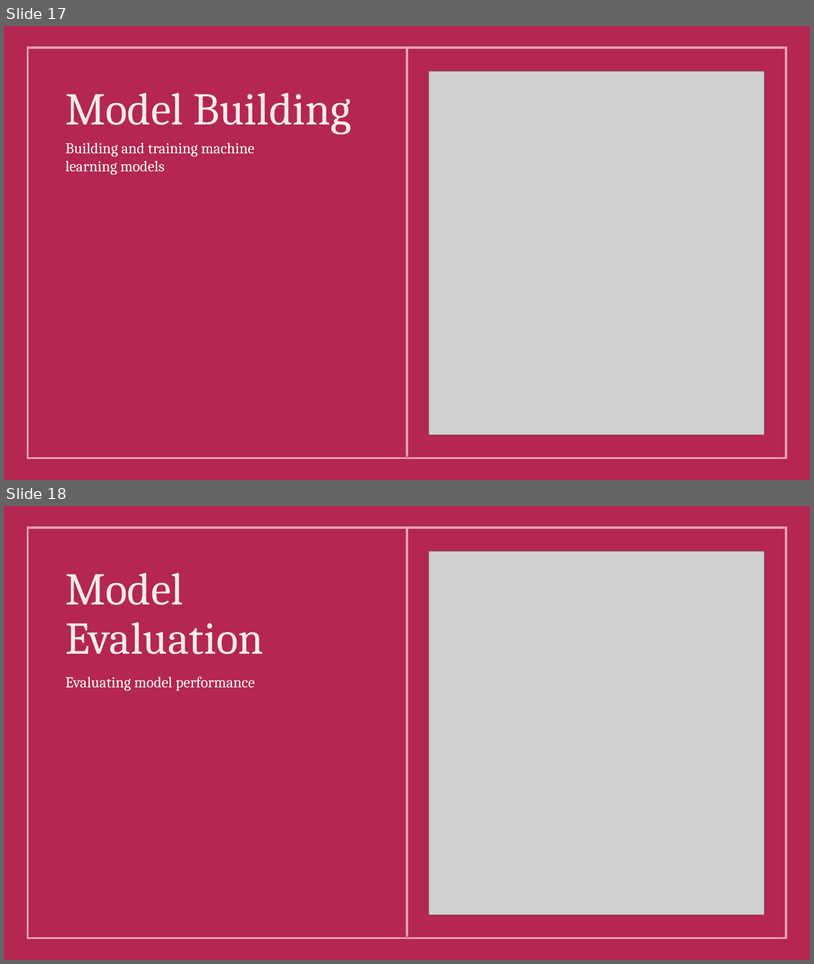
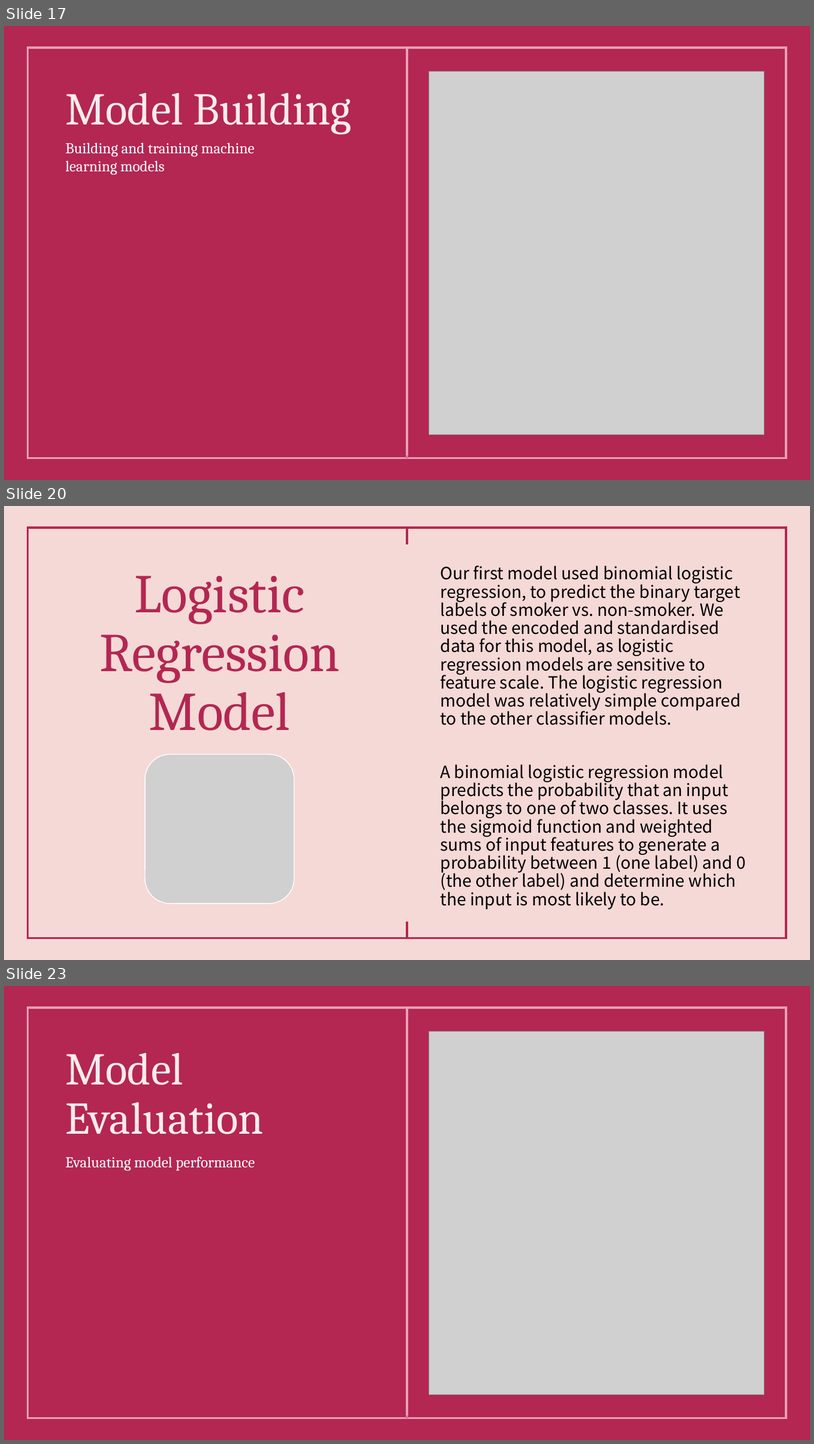
Before and after one commit to FaatimahMajothi98/OKCupid-Machine-Learning-Portfolio-Project, a slide deck: OKCupid-Date-A-Scientist-Starter/OKCupid – Machine Learning Analysis.pptx. Shown one above the other, each under a label of ours: slides 17 and 18 before the commit, slides 17, 20 and 23 after it; the slides between them are not shown. The pictures are 814x964 and 814x1444 pixels, drawn with LibreOffice and Linux fonts; fonts in the diff are those of the drawing; grey boxes stand for pictures. Boxes give left, top, right and bottom in pixels: in the first picture for what was removed or moved away, otherwise in the second. Text is boxed around its words. In the diff, an @@ line names an element or a change of style, - is before the commit and + after.

```diff
--- a/OKCupid-Date-A-Scientist-Starter/OKCupid – Machine Learning Analysis.pptx
+++ b/OKCupid-Date-A-Scientist-Starter/OKCupid – Machine Learning Analysis.pptx
@@ slide 20 added at (x1=4, y1=506, x2=810, y2=960), background #F5D9D7; not listed: 3 template elements that a slide beside it also shows @@
@@ title added at (x1=99, y1=576, x2=340, y2=730), 64.8 pt, text #B32752 @@
+Logistic Regression Model
@@ text added at (x1=441, y1=565, x2=746, y2=909), 20 pt, text #000000 @@
+Our first model used binomial logistic regression, to predict the binary target labels of smoker vs. non-smoker. We used the encoded and standardised data for this model, as logistic regression models are sensitive to feature scale. The logistic regression model was relatively simple compared to the other classifier models.
+A binomial logistic regression model predicts the probability that an input belongs to one of two classes. It uses the sigmoid function and weighted sums of input features to generate a probability between 1 (one label) and 0 (the other label) and determine which the input is most likely to be.
@@ picture added at (x1=145, y1=754, x2=294, y2=903) @@
@@ what was slide 18 is now slide 23 @@
```
Also in this commit, not shown: 3 slides changed, 4 other slides added, 1 slide removed, 1 other file.
